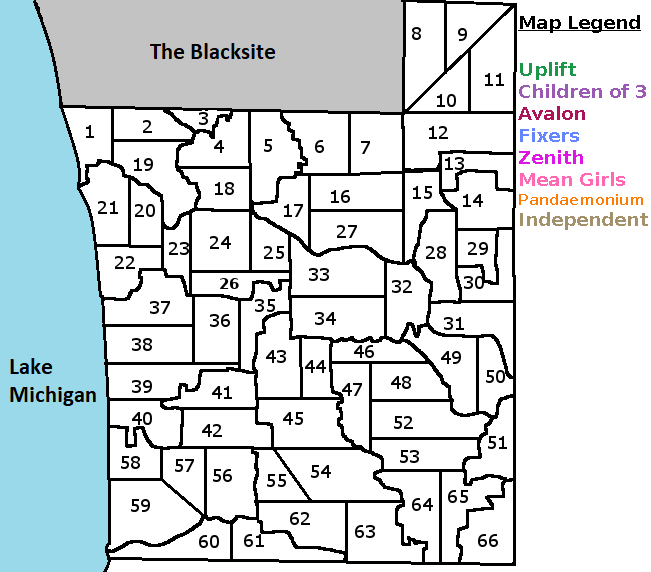
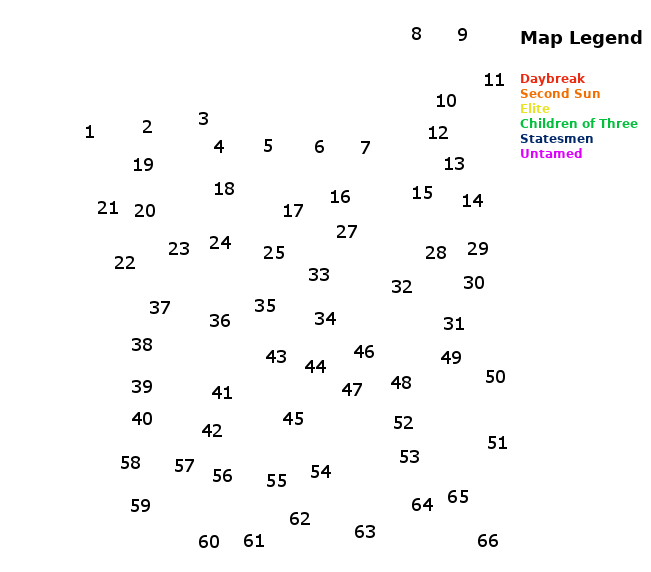
The second w=651, h=572 image is a revision of the first. Changes to its layers:
painted on "Numbers" over 220, 278, 239, 289
hid "Grand Haven Map.png" over 0, 0, 517, 572
renamed "Map Legend ..." to "legende", moved it above "BG", painted on it over 518, 15, 648, 230
hid "BG" over 0, 0, 648, 572
